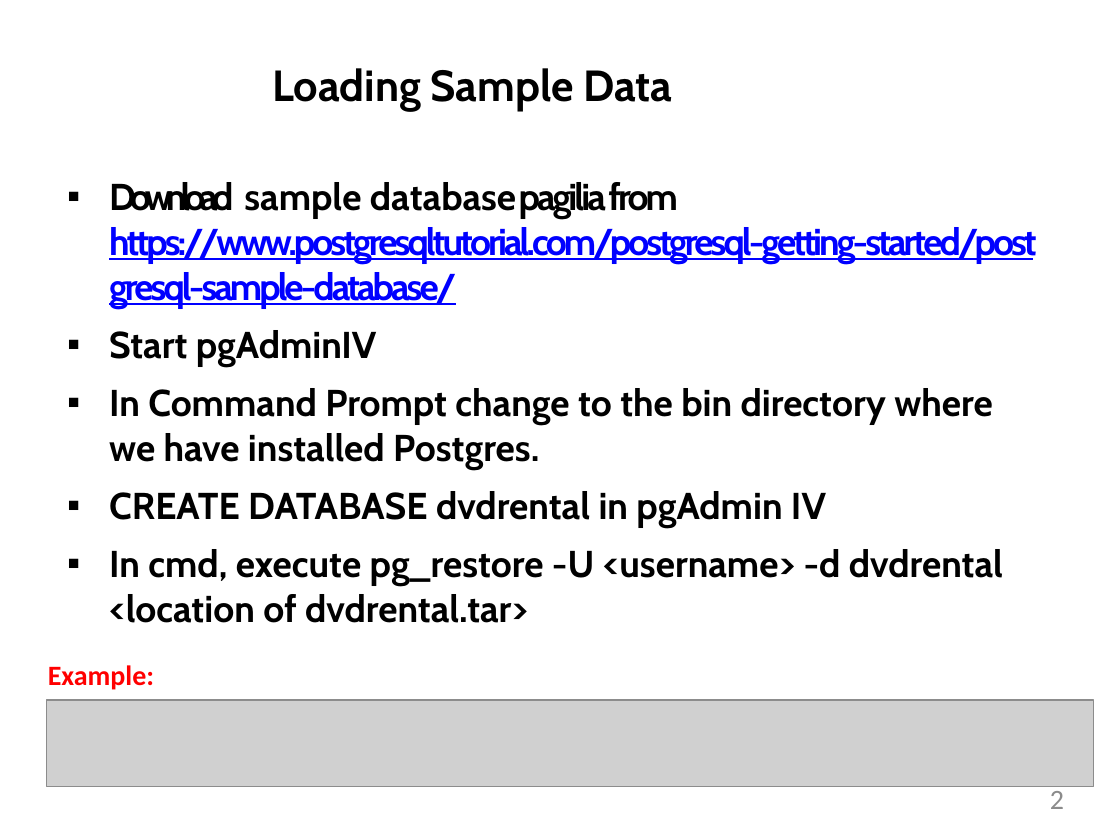
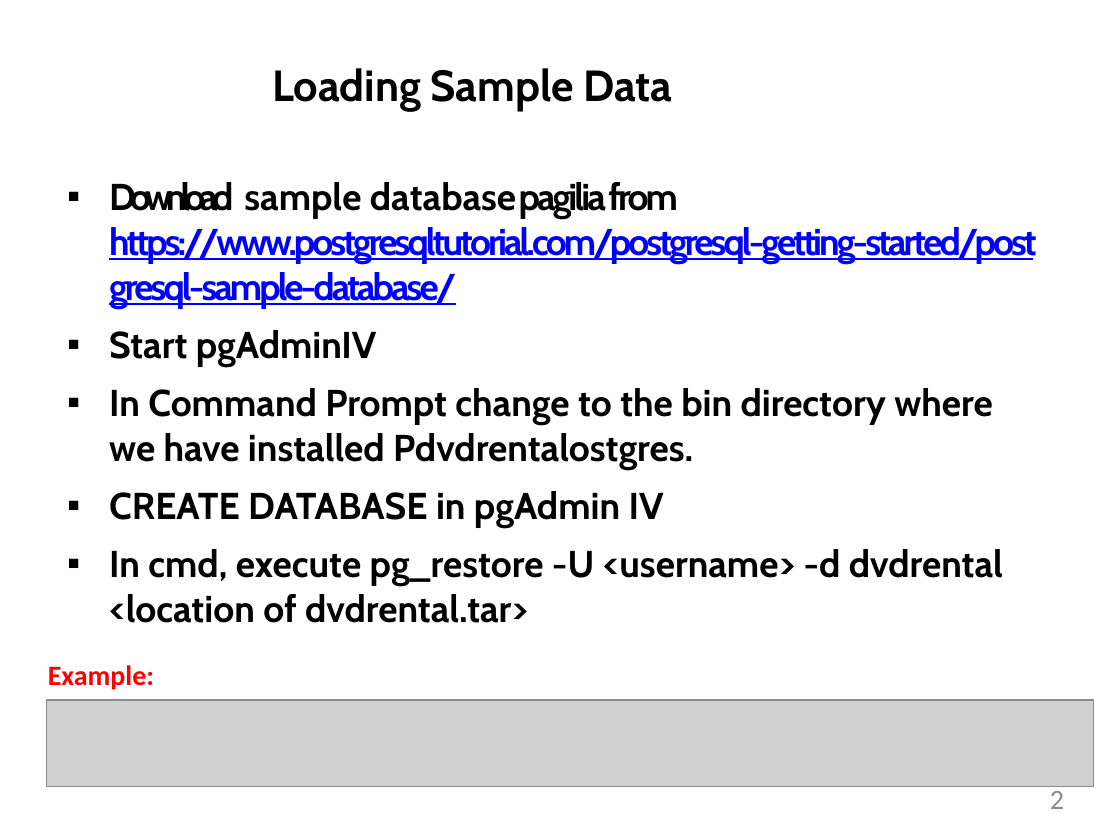
Before and after one commit to StevenJoseph19/PSI-2024-Nov-ASDE-BLR-Batch-1, a slide deck: slide 2 of Learning Phase/Week 1/Day 4/2. PostgreSQL Data Operations/Slides/1. PostgreSQL Data Operations - Insert, Update, Delete/postgresql-m01-slides.pptx. Drawn at 1120x840 pixels with LibreOffice and Linux fonts; fonts in the diff are those of the drawing; grey boxes stand for pictures. Boxes give left, top, right and bottom in pixels: in the first picture for what was removed or moved away, otherwise in the second. Text is boxed around its words. In the diff, an @@ line names an element or a change of style, - is before the commit and + after.

```diff
--- a/Learning Phase/Week 1/Day 4/2. PostgreSQL Data Operations/Slides/1. PostgreSQL Data Operations - Insert, Update, Delete/postgresql-m01-slides.pptx
+++ b/Learning Phase/Week 1/Day 4/2. PostgreSQL Data Operations/Slides/1. PostgreSQL Data Operations - Insert, Update, Delete/postgresql-m01-slides.pptx
@@ text at <box>109,388,993,527</box>: text changed @@
-▪ In Command Prompt change to the bin directory where we have installed Postgres.
-▪ CREATE DATABASE dvdrental in pgAdmin IV
+▪ In Command Prompt change to the bin directory where we have installed Pdvdrentalostgres.
+▪ CREATE DATABASE in pgAdmin IV
```
Also in this commit, not shown: 1 other file.
